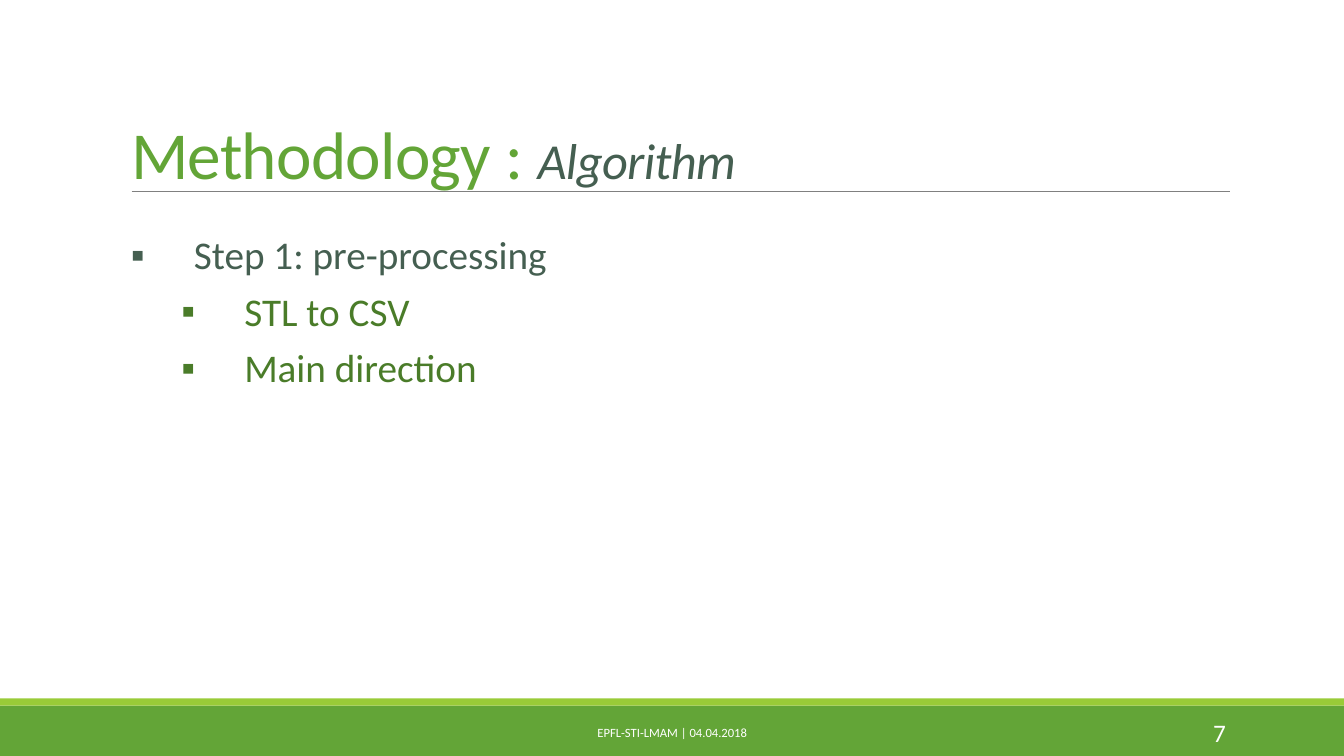
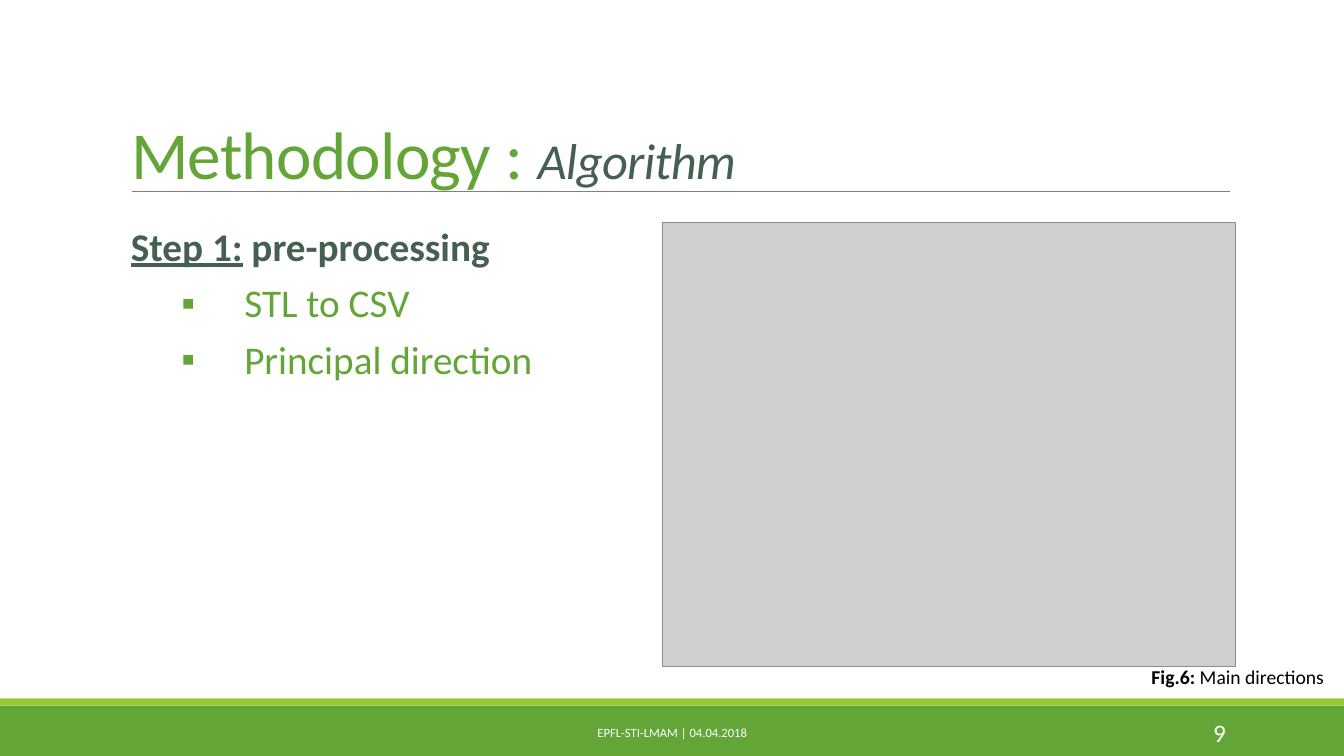
Before and after one commit to PaulineMauryL/PropellerProject, a slide deck: slide 9 of MIDTERM.pptx (slide 7 before the commit). Drawn at 1344x756 pixels with LibreOffice and Linux fonts; fonts in the diff are those of the drawing; grey boxes stand for pictures. Boxes give left, top, right and bottom in pixels: in the first picture for what was removed or moved away, otherwise in the second. Text is boxed around its words. In the diff, an @@ line names an element or a change of style, - is before the commit and + after.

```diff
--- a/MIDTERM.pptx
+++ b/MIDTERM.pptx
@@ text "Step 1: pre-processing": place and size @@
-text "Step 1: pre-processing" at [194, 242, 547, 383]
+text "Step 1: pre-processing" at [131, 233, 532, 381]
@@ text at [131, 233, 489, 318]: bold on in "Step 1: pre-processing"; underline on in "Step 1:"; text colour #4A7C29 to #63A537 in "STL to CSV"; bullet ▪ to none @@
@@ picture added at [662, 223, 1236, 667] @@
@@ text at [244, 346, 532, 381]: text changed; text colour #4A7C29 to #63A537 @@
-  ▪ Main direction
+  ▪ Principal direction
@@ text added at [1151, 670, 1324, 688], 14 pt, text #000000 @@
+Fig.6: Main directions
@@ page number at [1213, 725, 1226, 742]: text changed @@
-7
+9
```
Also in this commit, not shown: 10 other slides changed, 3 slides added, 1 slide removed.
